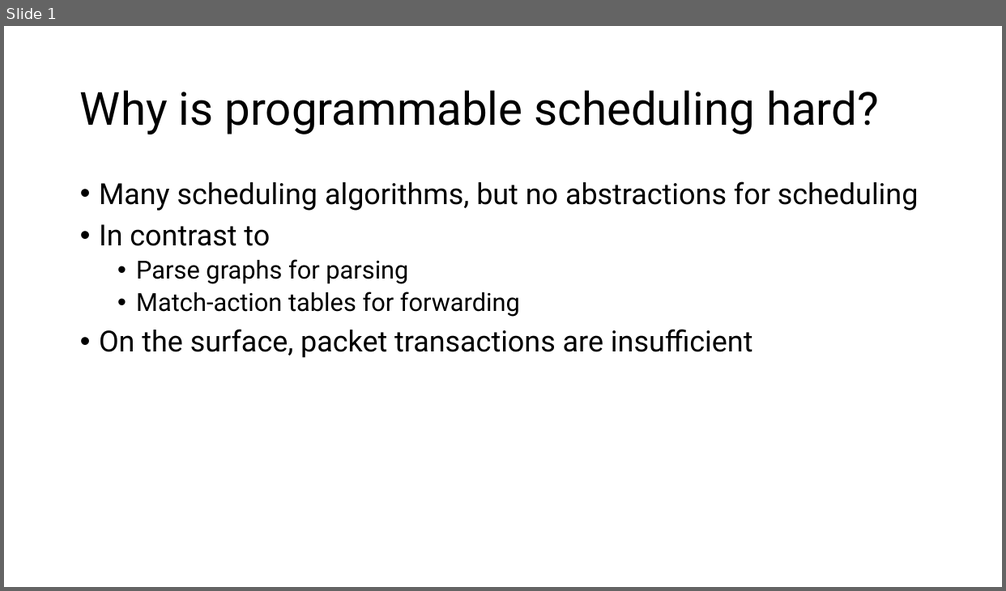
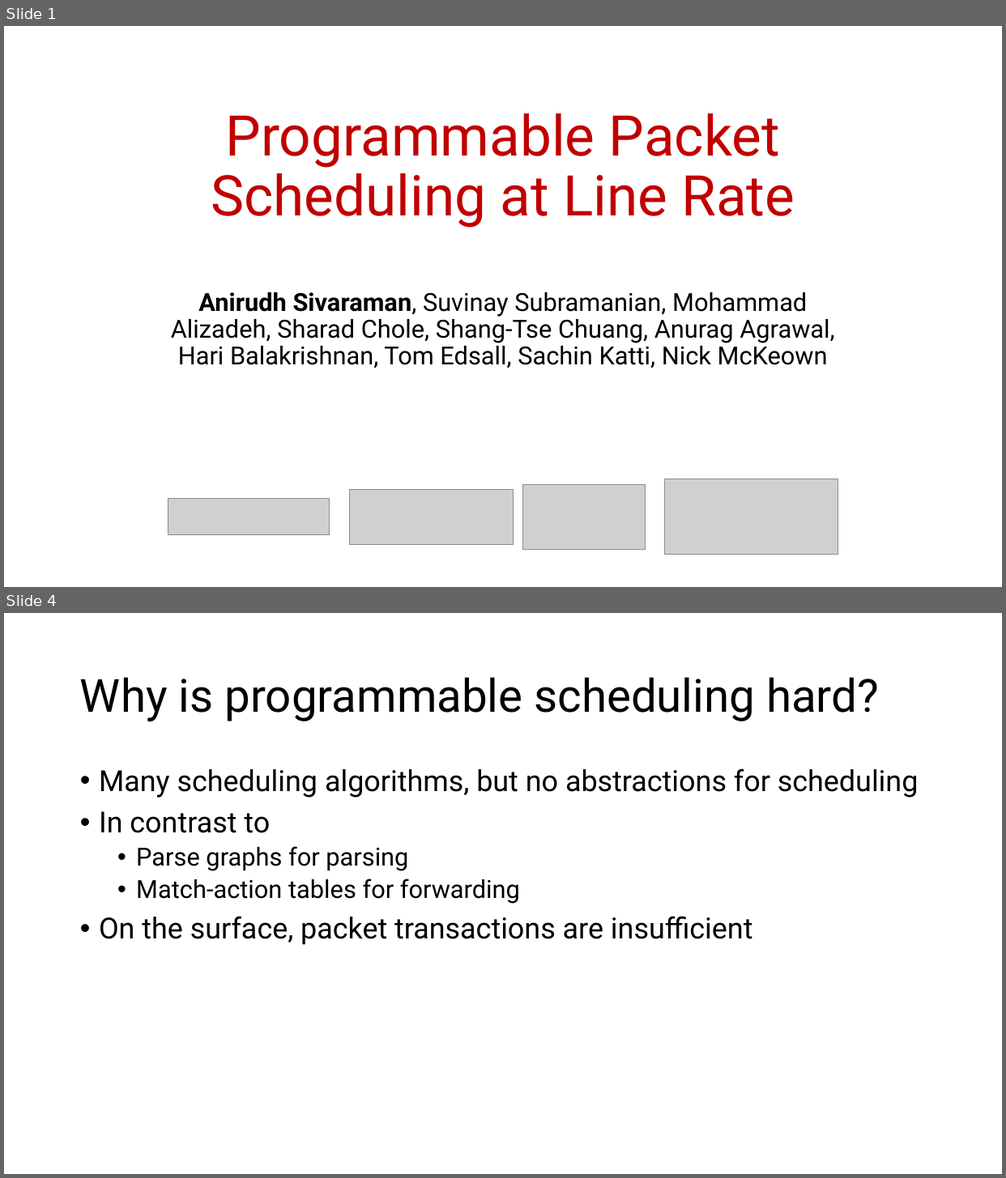
Before and after one commit to anirudhSK/pifo-domino-marple-ppts, a slide deck: pifo_sigcomm.pptx. Shown one above the other, each under a label of ours: slide 1 before the commit, slides 1 and 4 after it; the slides between them are not shown. The pictures are 1006x591 and 1006x1178 pixels, drawn with LibreOffice and Linux fonts; fonts in the diff are those of the drawing; grey boxes stand for pictures. Boxes give left, top, right and bottom in pixels: in the first picture for what was removed or moved away, otherwise in the second. Text is boxed around its words. In the diff, an @@ line names an element or a change of style, - is before the commit and + after.

```diff
--- a/pifo_sigcomm.pptx
+++ b/pifo_sigcomm.pptx
@@ slide 1 added at bbox=[4, 26, 1002, 587], background #FFFFFF @@
@@ title added at bbox=[211, 113, 795, 228], 54 pt, text #C00000 @@
+Programmable Packet Scheduling at Line Rate
@@ subtitle added at bbox=[171, 292, 834, 369], 24 pt, text #000000 @@
+Anirudh Sivaraman, Suvinay Subramanian, Mohammad Alizadeh, Sharad Chole, Shang-Tse Chuang, Anurag Agrawal, Hari Balakrishnan, Tom Edsall, Sachin Katti, Nick McKeown
@@ picture added at bbox=[522, 485, 646, 549] @@
@@ picture added at bbox=[665, 479, 838, 555] @@
@@ picture added at bbox=[168, 499, 330, 535] @@
@@ picture added at bbox=[350, 489, 513, 544] @@
@@ what was slide 1 is now slide 4 @@
```
Also in this commit, not shown: 2 other slides added.
